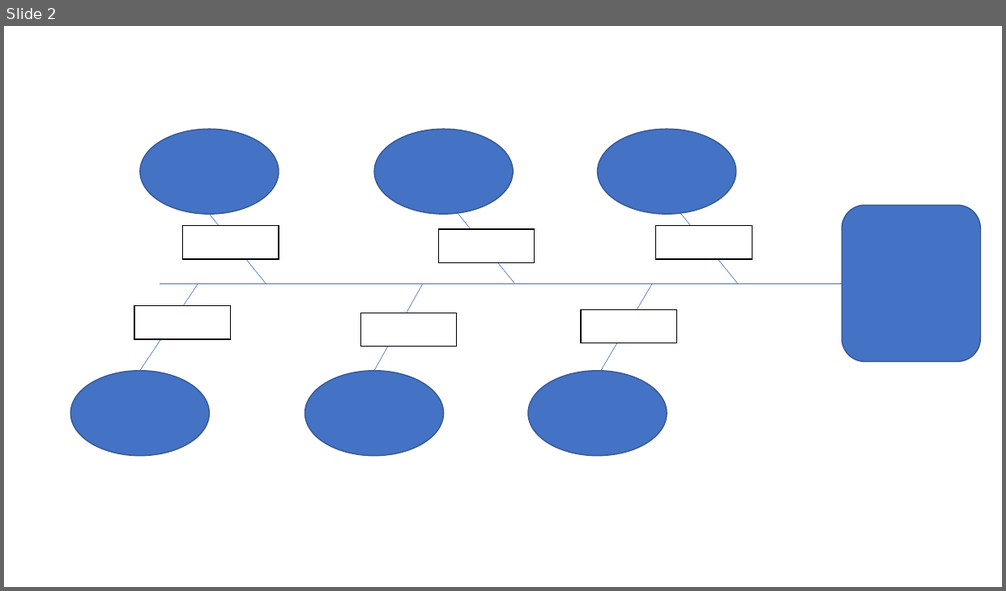
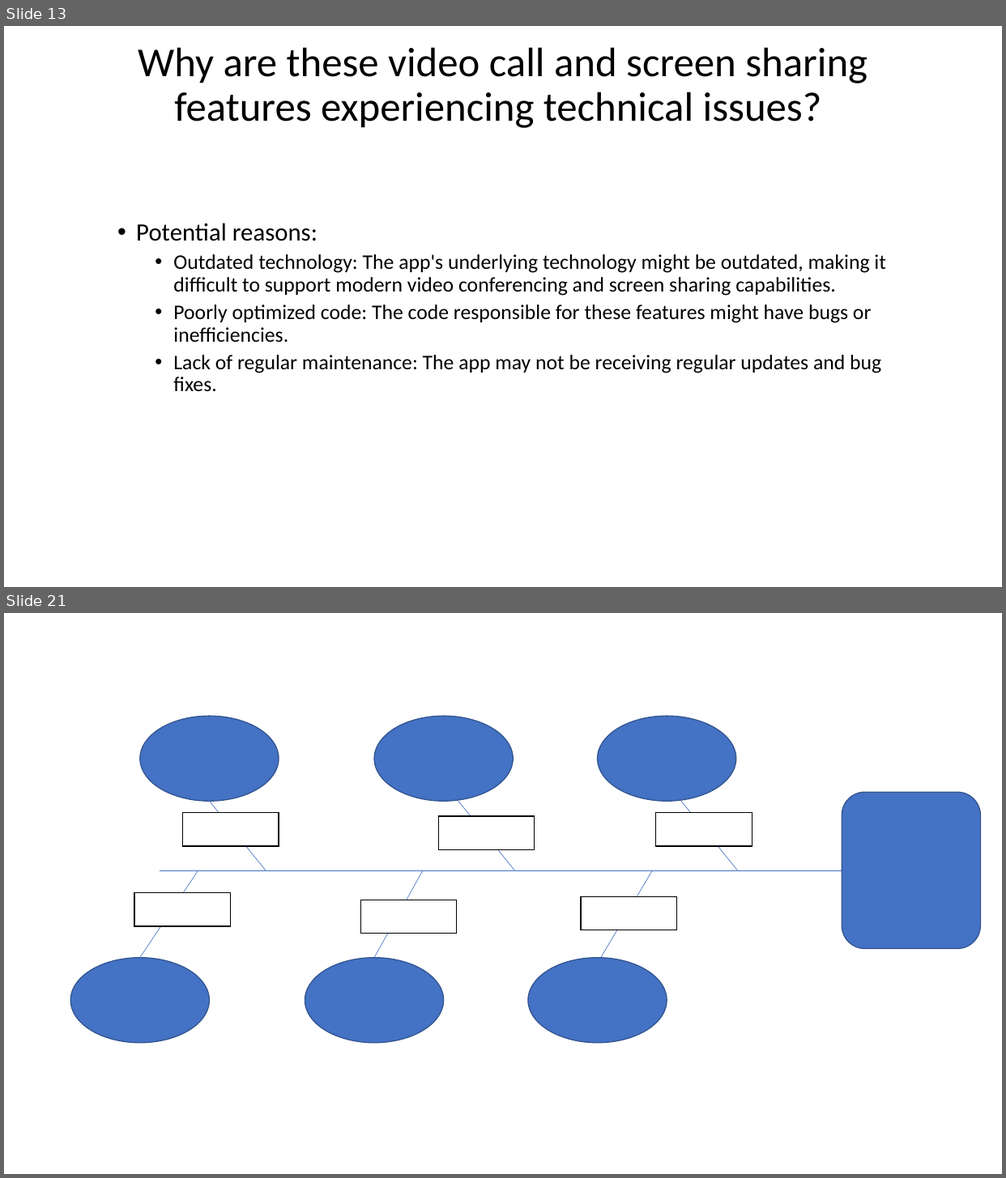
Before and after one commit to Fora1030/data-structures, a slide deck: other/Root Cause Analysis Templates (1).pptx. Shown one above the other, each under a label of ours: slide 2 before the commit, slides 13 and 21 after it; the slides between them are not shown. The pictures are 1006x591 and 1006x1178 pixels, drawn with LibreOffice and Linux fonts; fonts in the diff are those of the drawing. Boxes give left, top, right and bottom in pixels: in the first picture for what was removed or moved away, otherwise in the second. Text is boxed around its words. In the diff, an @@ line names an element or a change of style, - is before the commit and + after.

```diff
--- a/other/Root Cause Analysis Templates (1).pptx
+++ b/other/Root Cause Analysis Templates (1).pptx
@@ slide 13 added at bbox=[4, 26, 1002, 587], background #FFFFFF @@
@@ title added at bbox=[138, 47, 867, 128], 39.6 pt, text #000000 @@
+Why are these video call and screen sharing features experiencing technical issues?
@@ text added at bbox=[136, 223, 885, 391], 20 pt, text #000000 @@
+  • Potential reasons:
+    • Outdated technology: The app's underlying technology might be outdated, making it difficult to support modern video conferencing and screen sharing capabilities.
+    • Poorly optimized code: The code responsible for these features might have bugs or inefficiencies.
+    • Lack of regular maintenance: The app may not be receiving regular updates and bug fixes.
@@ what was slide 2 is now slide 21 @@
```
Also in this commit, not shown: 1 slide changed, 18 other slides added, 2 other files.
